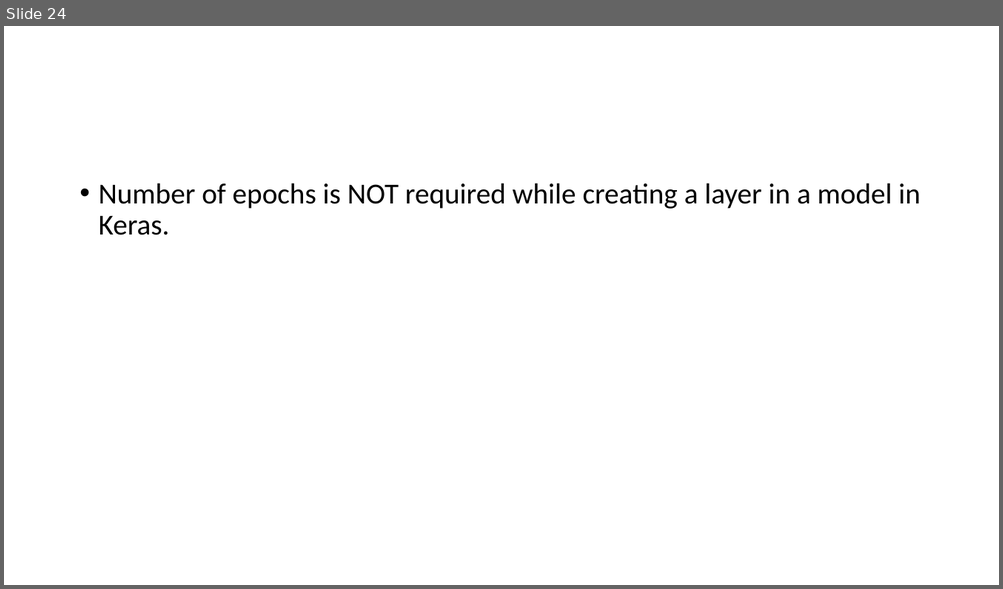
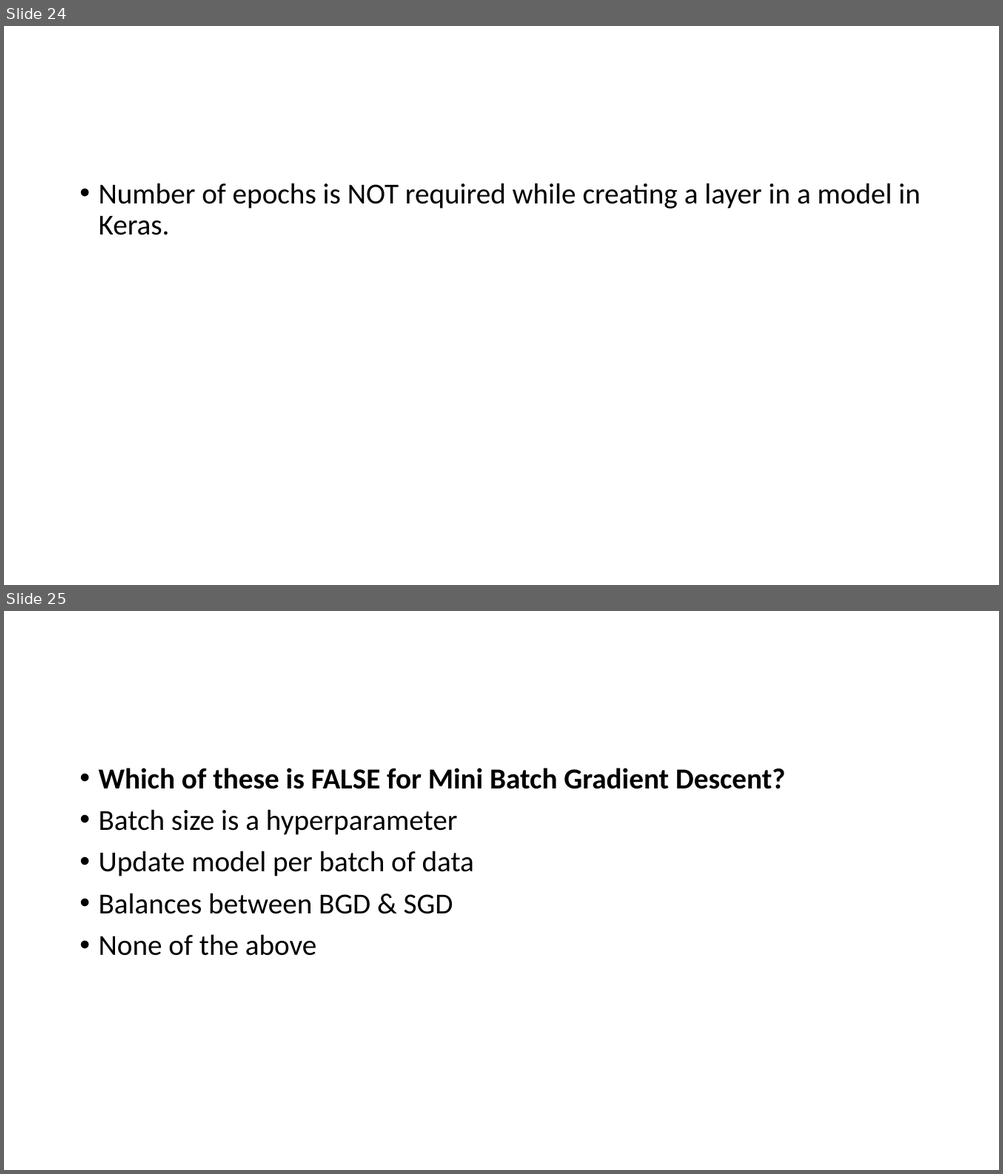
Before and after one commit to Saira55/Machine-Learning-Multiple-Choice-Questions, a slide deck: Machine Learning Quiz Question.pptx. Shown one above the other, each under a label of ours: slide 24 before the commit, slides 24 and 25 after it. The pictures are 1003x589 and 1003x1174 pixels, drawn with LibreOffice and Linux fonts; fonts in the diff are those of the drawing. Boxes give left, top, right and bottom in pixels: in the first picture for what was removed or moved away, otherwise in the second. Text is boxed around its words. In the diff, an @@ line names an element or a change of style, - is before the commit and + after.

```diff
--- a/Machine Learning Quiz Question.pptx
+++ b/Machine Learning Quiz Question.pptx
@@ slide 25 added at (x1=4, y1=611, x2=999, y2=1170), background #FFFFFF @@
@@ text added at (x1=99, y1=768, x2=785, y2=956), 28 pt, text #000000 @@
+• Which of these is FALSE for Mini Batch Gradient Descent?
+• Batch size is a hyperparameter
+• Update model per batch of data
+• Balances between BGD & SGD
+• None of the above
```
Also in this commit, not shown: 1 other slide added, 2 slides removed.
